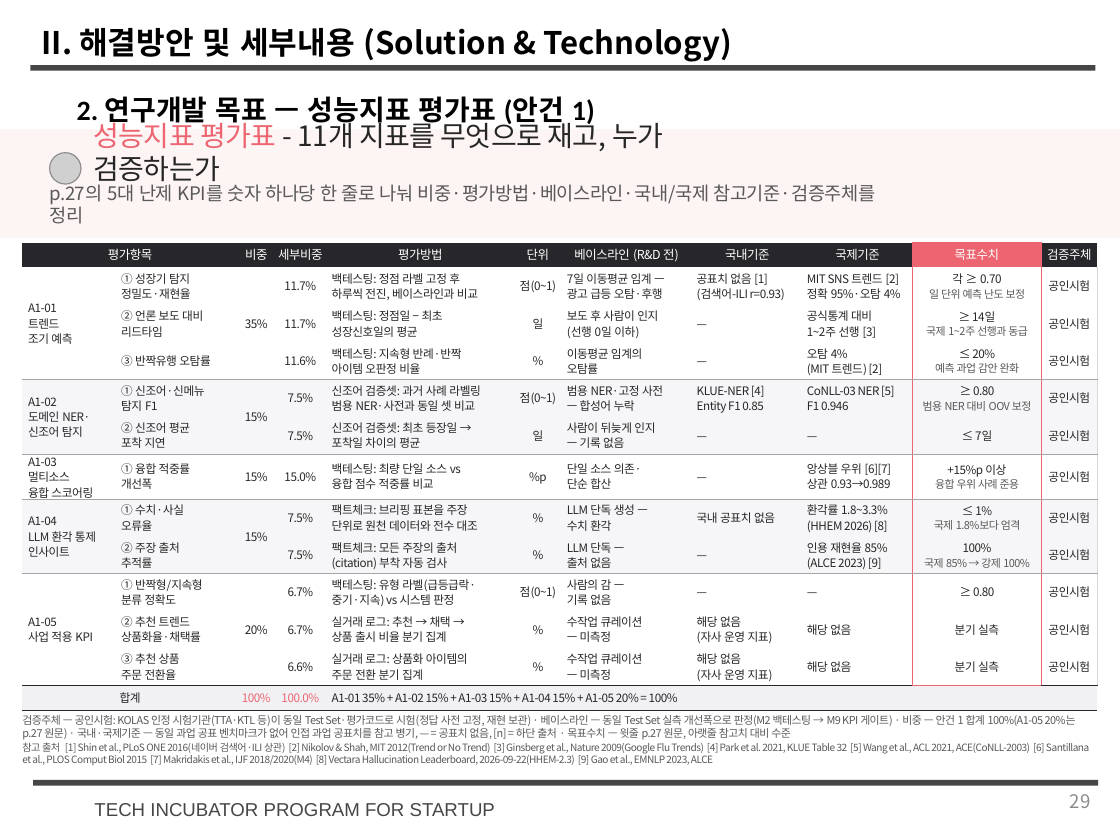
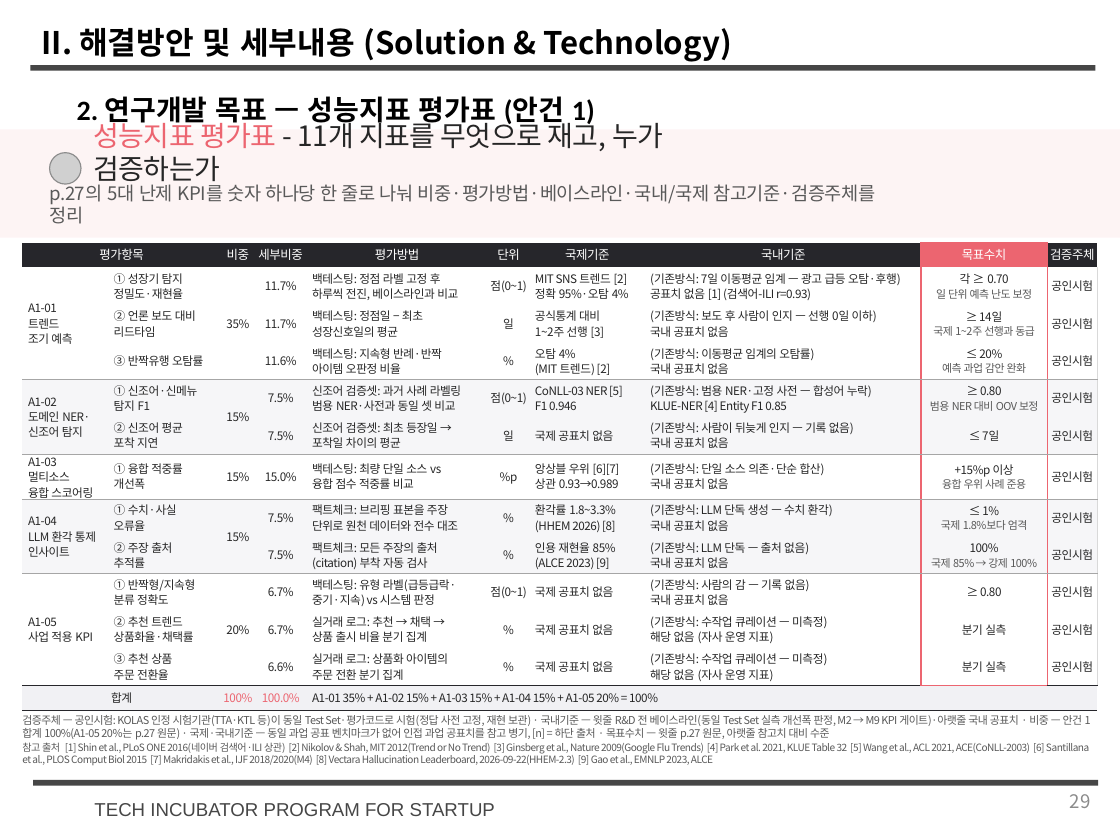
Before and after one commit to hsw4606/ddagiro-tips-task, a slide deck: slide 29 of BOX/(수정반영)딸기로컴퍼니_TIPS_연구개발계획서_신서식 0727_성능지표정리반영.pptx. Drawn at 1120x840 pixels with LibreOffice and Linux fonts; fonts in the diff are those of the drawing; grey boxes stand for pictures; background and template pictures are left out. Boxes give left, top, right and bottom in pixels: in the first picture for what was removed or moved away, otherwise in the second. Text is boxed around its words. In the diff, an @@ line names an element or a change of style, - is before the commit and + after.

```diff
--- a/BOX/(수정반영)딸기로컴퍼니_TIPS_연구개발계획서_신서식 0727_성능지표정리반영.pptx
+++ b/BOX/(수정반영)딸기로컴퍼니_TIPS_연구개발계획서_신서식 0727_성능지표정리반영.pptx
@@ table at box(22, 243, 1100, 710) @@
-column 7: 베이스라인 (R&D 전) | 7일 이동평균 임계 — 광고 급등 오탐·후행 | 보도 후 사람이 인지 (선행 0일 이하) | 이동평균 임계의 오탐률 | 범용 NER·고정 사전 — 합성어 누락 | 사람이 뒤늦게 인지 — 기록 없음 | 단일 소스 의존· 단순 합산 | LLM 단독 생성 — 수치 환각 | LLM 단독 — 출처 없음 | 사람의 감 — 기록 없음 | 수작업 큐레이션 — 미측정 | 수작업 큐레이션 — 미측정 | 
-column 8: 국내기준 | 공표치 없음 [1] (검색어-ILI r=0.93) | — | — | KLUE-NER [4] Entity F1 0.85 | — | — | 국내 공표치 없음 | — | — | 해당 없음 (자사 운영 지표) | 해당 없음 (자사 운영 지표) | 
-column 9: 국제기준 | MIT SNS 트렌드 [2] 정확 95%·오탐 4% | 공식통계 대비 1~2주 선행 [3] | 오탐 4% (MIT 트렌드) [2] | CoNLL-03 NER [5] F1 0.946 | — | 앙상블 우위 [6][7] 상관 0.93→0.989 | 환각률 1.8~3.3% (HHEM 2026) [8] | 인용 재현율 85% (ALCE 2023) [9] | — | 해당 없음 | 해당 없음 | 
+column 7: 국제기준 | MIT SNS 트렌드 [2] 정확 95%·오탐 4% | 공식통계 대비 1~2주 선행 [3] | 오탐 4% (MIT 트렌드) [2] | CoNLL-03 NER [5] F1 0.946 | 국제 공표치 없음 | 앙상블 우위 [6][7] 상관 0.93→0.989 | 환각률 1.8~3.3% (HHEM 2026) [8] | 인용 재현율 85% (ALCE 2023) [9] | 국제 공표치 없음 | 국제 공표치 없음 | 국제 공표치 없음 | 
+column 8: 국내기준 | (기존방식: 7일 이동평균 임계 — 광고 급등 오탐·후행) 공표치 없음 [1] (검색어-ILI r=0.93) | (기존방식: 보도 후 사람이 인지 — 선행 0일 이하) 국내 공표치 없음 | (기존방식: 이동평균 임계의 오탐률) 국내 공표치 없음 | (기존방식: 범용 NER·고정 사전 — 합성어 누락) KLUE-NER [4] Entity F1 0.85 | (기존방식: 사람이 뒤늦게 인지 — 기록 없음) 국내 공표치 없음 | (기존방식: 단일 소스 의존·단순 합산) 국내 공표치 없음 | (기존방식: LLM 단독 생성 — 수치 환각) 국내 공표치 없음 | (기존방식: LLM 단독 — 출처 없음) 국내 공표치 없음 | (기존방식: 사람의 감 — 기록 없음) 국내 공표치 없음 | (기존방식: 수작업 큐레이션 — 미측정) 해당 없음 (자사 운영 지표) | (기존방식: 수작업 큐레이션 — 미측정) 해당 없음 (자사 운영 지표) | 
@@ table: place and size @@
-table at box(22, 243, 1096, 710)
+table at box(22, 243, 1100, 710)
@@ text at box(22, 715, 1091, 740): text changed @@
-검증주체 — 공인시험: KOLAS 인정 시험기관(TTA·KTL 등)이 동일 Test Set·평가코드로 시험(정답 사전 고정, 재현 보관) · 베이스라인 — 동일 Test Set 실측 개선폭으로 판정(M2 백테스팅 → M9 KPI 게이트) · 비중 — 안건 1 합계 100%(A1-05 20%는 p.27 원문) · 국내·국제기준 — 동일 과업 공표 벤치마크가 없어 인접 과업 공표치를 참고 병기, — = 공표치 없음, [n] = 하단 출처 · 목표수치 — 윗줄 p.27 원문, 아랫줄 참고치 대비 수준
+검증주체 — 공인시험: KOLAS 인정 시험기관(TTA·KTL 등)이 동일 Test Set·평가코드로 시험(정답 사전 고정, 재현 보관) · 국내기준 — 윗줄 R&D 전 베이스라인(동일 Test Set 실측 개선폭 판정, M2 → M9 KPI 게이트)·아랫줄 국내 공표치 · 비중 — 안건 1 합계 100%(A1-05 20%는 p.27 원문) · 국제·국내기준 — 동일 과업 공표 벤치마크가 없어 인접 과업 공표치를 참고 병기, [n] = 하단 출처 · 목표수치 — 윗줄 p.27 원문, 아랫줄 참고치 대비 수준
```
Also in this commit, not shown: 1 other slide changed.
